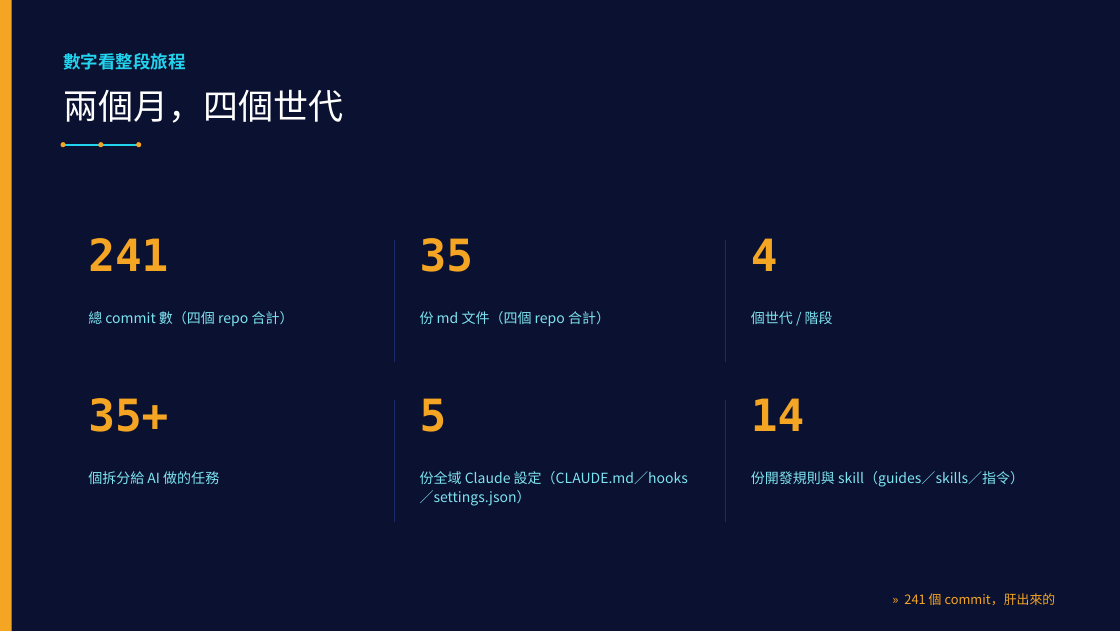
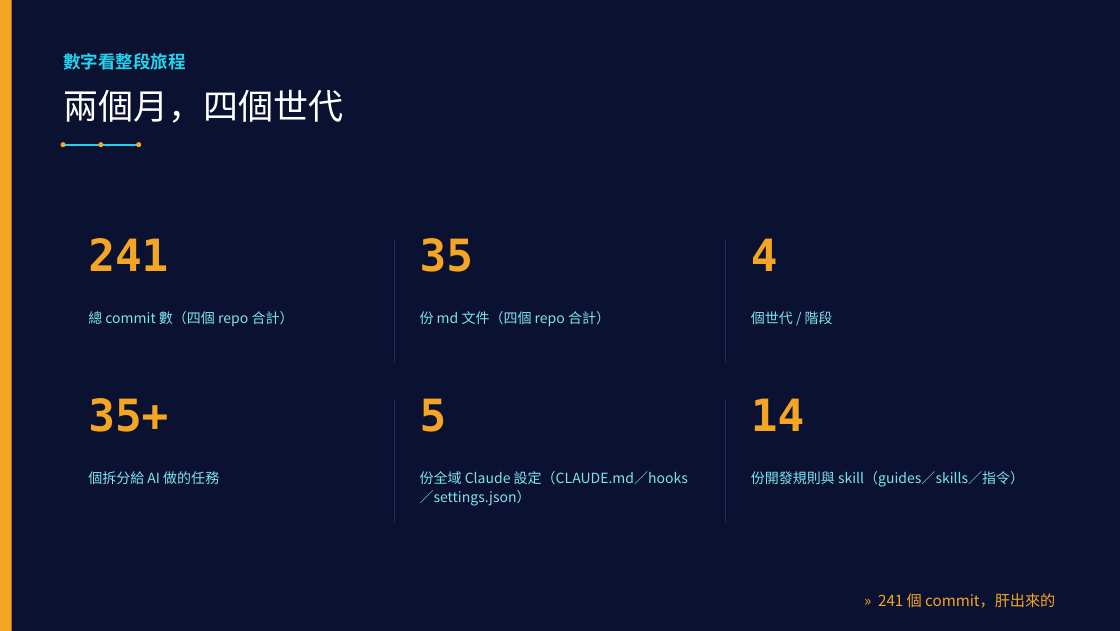
Before and after one commit to LinGaOscar/Spring-MissionBoard, a slide deck: slide 22 of docs/專案介紹.pptx (slide 23 before the commit). Drawn at 1120x631 pixels with LibreOffice and Linux fonts; fonts in the diff are those of the drawing. Boxes give left, top, right and bottom in pixels: in the first picture for what was removed or moved away, otherwise in the second. Text is boxed around its words. In the diff, an @@ line names an element or a change of style, - is before the commit and + after.

```diff
--- a/docs/專案介紹.pptx
+++ b/docs/專案介紹.pptx
@@ text "» 241 個 commit，肝出來的" at <box>878,593,1055,608</box>: size 11 to 13 pt @@
```
Also in this commit, not shown: 23 other slides changed, 3 slides removed.
